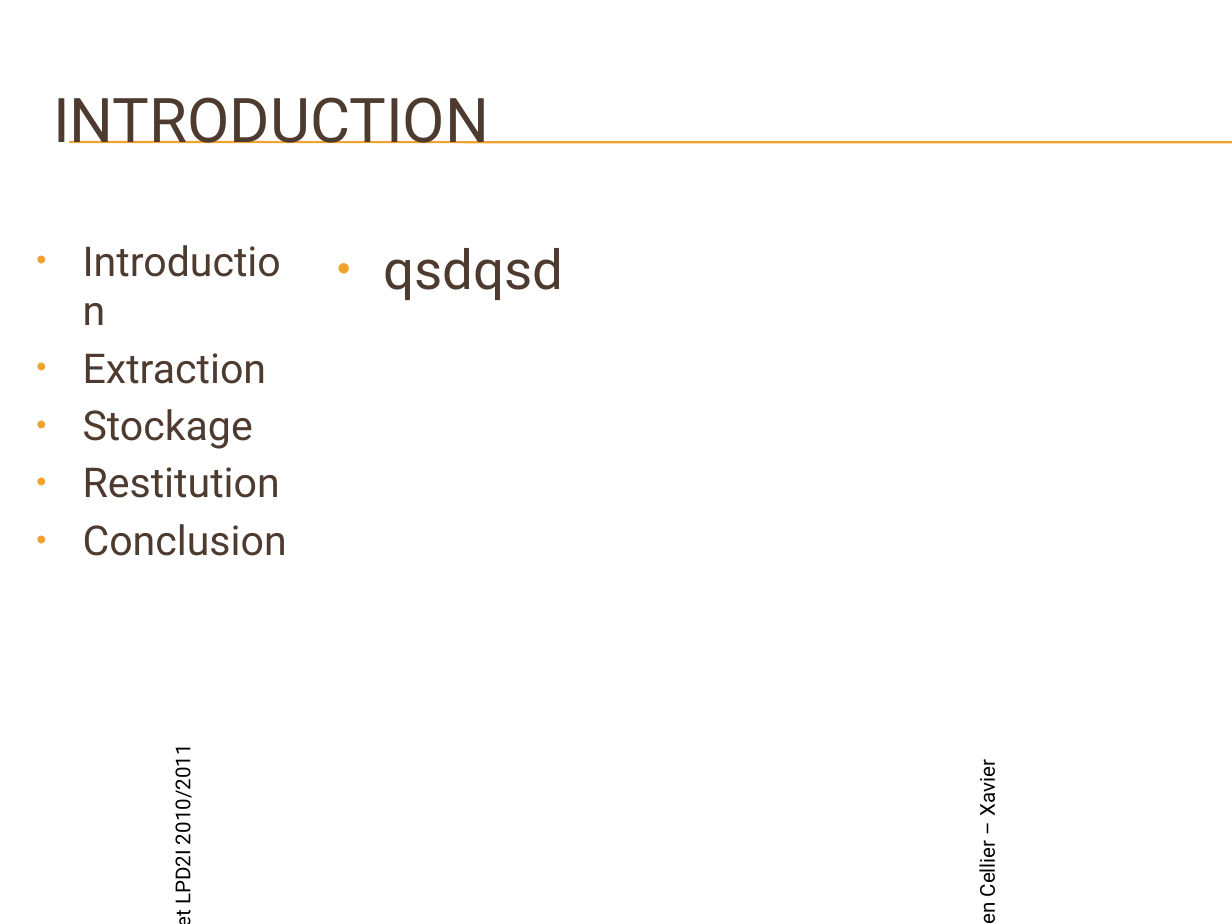
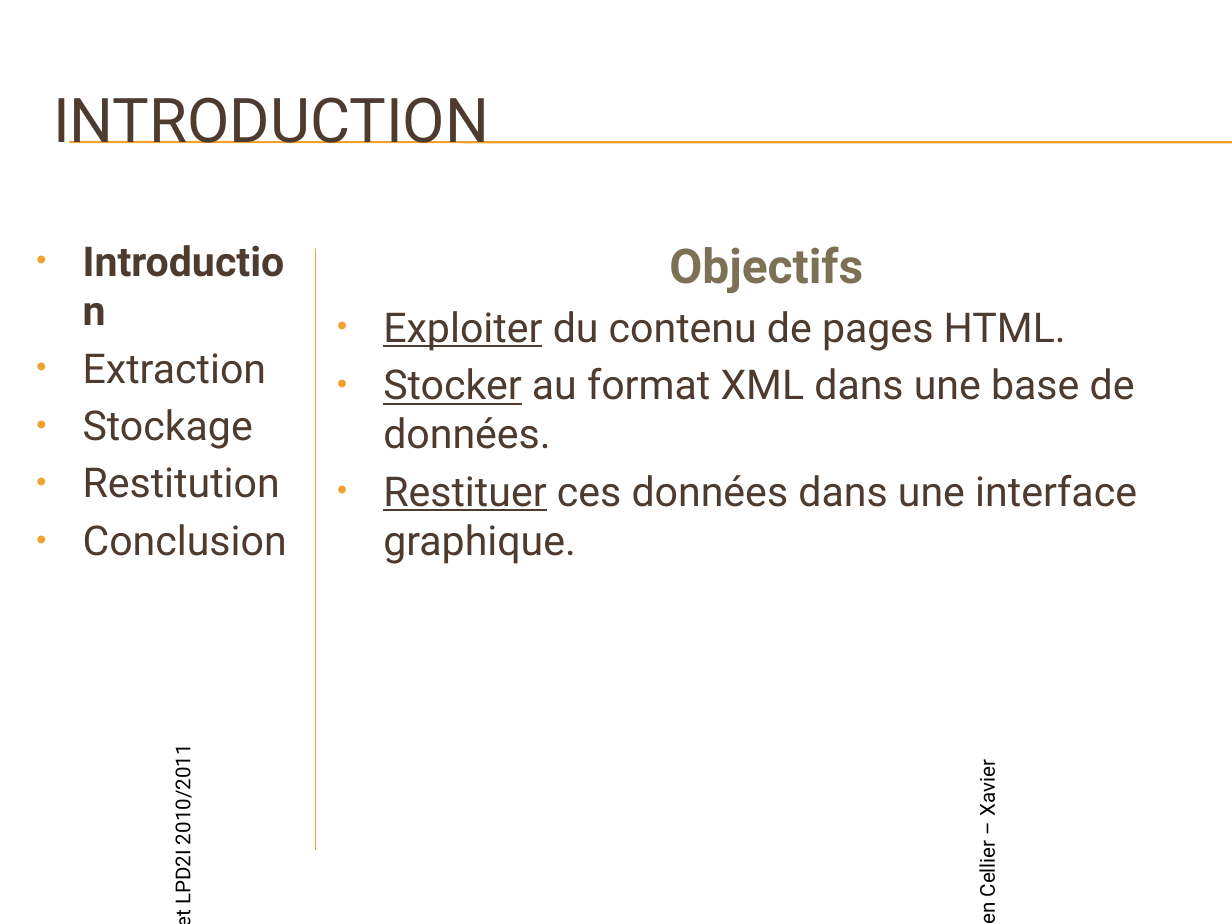
Before and after one commit to xqvier/projettuteurexml, a slide deck: slide 2 of pwp soutenance.pptx (slide 4 before the commit). Drawn at 1232x924 pixels with LibreOffice and Linux fonts; fonts in the diff are those of the drawing; background and template pictures are left out. Boxes give left, top, right and bottom in pixels: in the first picture for what was removed or moved away, otherwise in the second. Text is boxed around its words. In the diff, an @@ line names an element or a change of style, - is before the commit and + after.

```diff
--- a/pwp soutenance.pptx
+++ b/pwp soutenance.pptx
@@ text "Introduction" at (x1=83, y1=353, x2=287, y2=556): bold on in "Introduction" @@
@@ line added from (315, 249) to (315, 850), #F0A22E 0.79 pt @@
@@ text at (x1=383, y1=246, x2=1137, y2=564): text changed; size 32 to 24 pt @@
-• qsdqsd
+Objectifs
+• Exploiter du contenu de pages HTML.
+• Stocker au format XML dans une base de données.
+• Restituer ces données dans une interface graphique.
```
Also in this commit, not shown: 3 other slides changed, 7 slides added.
